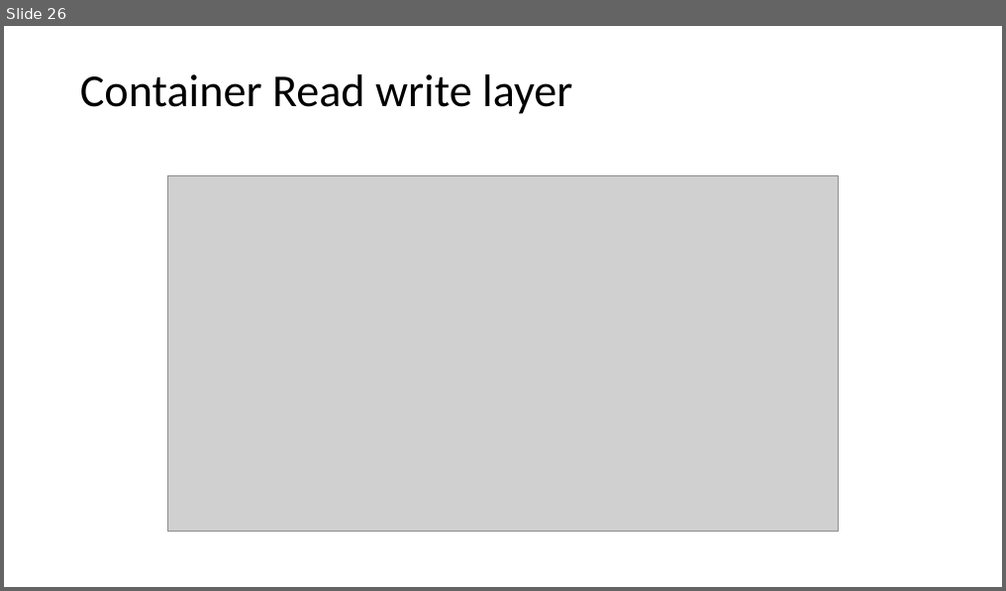
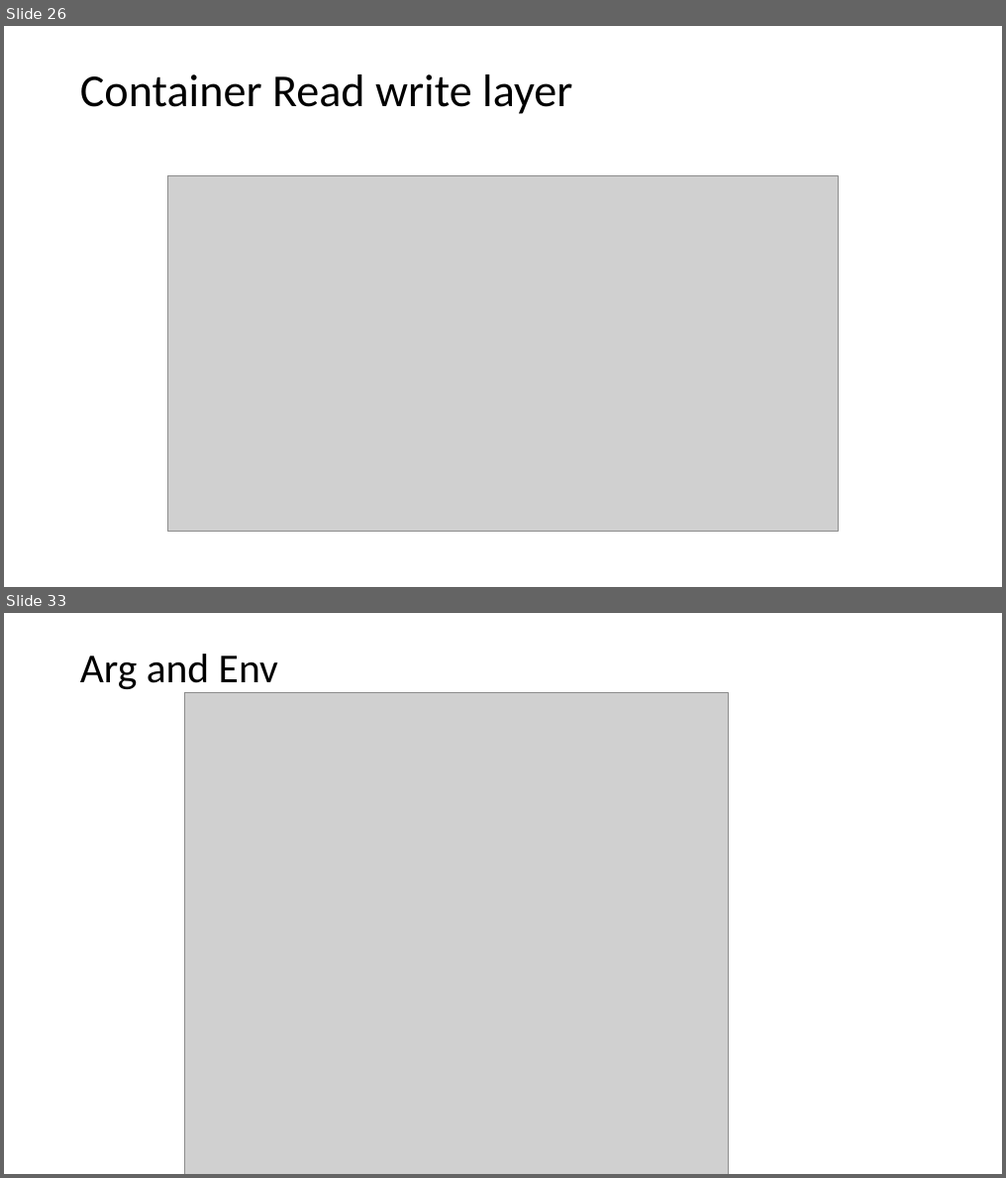
Before and after one commit to HariPython/docker, a slide deck: dockercommands.pptx. Shown one above the other, each under a label of ours: slide 26 before the commit, slides 26 and 33 after it; the slides between them are not shown. The pictures are 1006x591 and 1006x1178 pixels, drawn with LibreOffice and Linux fonts; fonts in the diff are those of the drawing; grey boxes stand for pictures. Boxes give left, top, right and bottom in pixels: in the first picture for what was removed or moved away, otherwise in the second. Text is boxed around its words. In the diff, an @@ line names an element or a change of style, - is before the commit and + after.

```diff
--- a/dockercommands.pptx
+++ b/dockercommands.pptx
@@ slide 33 added at <box>4,613,1002,1174</box>, background #FFFFFF @@
@@ title added at <box>80,654,278,693</box>, 39.6 pt, text #000000 @@
+Arg and Env
@@ picture added at <box>185,693,729,1174</box> @@
```
Also in this commit, not shown: 6 other slides added, 21 other files.
